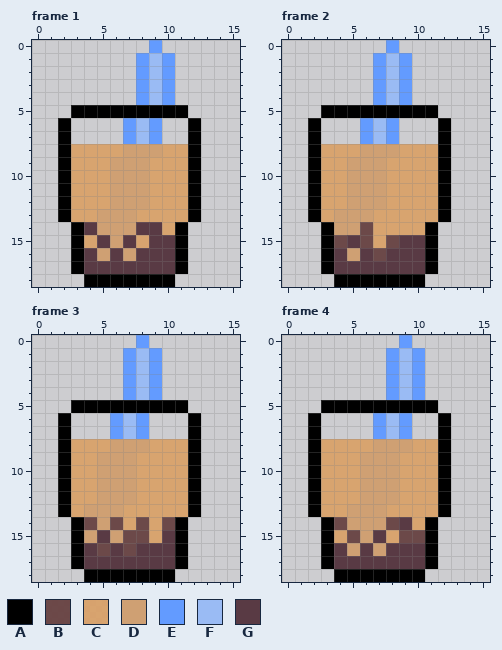
Edited in one commit: pixel-art file (Boba/Assets/Sprites/BobaCup.ase). That is the earlier state.
16x19 pixels, 7 frames. Colours within 5 levels of each other are drawn and written as one. Shown: frame 1, frame 2, frame 3, frame 4. The commit also changed other frames, which this record leaves out.
Visible layers, top first: "Boba" opacity 86%, "Tea" opacity 92%, "Cup", "Straw".
Palette (. is transparent): A #000000  B #6b4747fc  C #d9a066ea  D #cfa073  E #639bff  F #9abbf4  G #583842fc
Pixels before, frame 1, first column x 2:
 0 .......E...
 1 ......EFE..
 2 ......EFE..
 3 ......EFE..
 4 ......EFE..
 5 .AAAAAAAAA.
 6 A....EFE..A
 7 A....EFE..A
 8 ACCCCDDDCCA
 9 ACCCDDDCCCA
10 ACCCDDDCCCA
11 ACCCDDDCCCA
12 ACCCDDDCCCA
13 ACCDDDCCCCA
14 .AGDDDGGCA.
15 .ACGDGCGGA.
16 .AGDGDGGGA.
17 .AGGGGGGGA.
18 ..AAAAAAA..
Pixels before, frame 2, first column x 2:
 0 ......E....
 1 .....EFE...
 2 .....EFE...
 3 .....EFE...
 4 .....EFE...
 5 .AAAAAAAAA.
 6 A...EFE...A
 7 A...EFE...A
 8 ACCCDDDCCCA
 9 ACCDDDCCCCA
10 ACCDDDCCCCA
11 ACCDDDCCCCA
12 ACCDDDCCCCA
13 ACDDDCCCCCA
14 .ADDBCCCCA.
15 .ABGBCBGGA.
16 .AGDGBGGGA.
17 .AGGGGGGGA.
18 ..AAAAAAA..
Pixels before, frame 3, first column x 2:
 0 ......E....
 1 .....EFE...
 2 .....EFE...
 3 .....EFE...
 4 .....EFE...
 5 .AAAAAAAAA.
 6 A...EFE...A
 7 A...EFE...A
 8 ACCCDDDCCCA
 9 ACCDDDCCCCA
10 ACCDDDCCCCA
11 ACCDDDCCCCA
12 ACCDDDCCCCA
13 ACDDDCCCCCA
14 .ABDBCBCBA.
15 .ADGDBBCGA.
16 .AGBGBGGGA.
17 .AGGGGGGGA.
18 ..AAAAAAA..
Pixels before, frame 4, first column x 2:
 0 .......E...
 1 ......EFE..
 2 ......EFE..
 3 ......EFE..
 4 ......EFE..
 5 .AAAAAAAAA.
 6 A....EFE..A
 7 A....EFE..A
 8 ACCCCDDDCCA
 9 ACCCDDDCCCA
10 ACCCDDDCCCA
11 ACCCDDDCCCA
12 ACCCDDDCCCA
13 ACCDDDCCCCA
14 .ABDDDBGCA.
15 .ACBDGCBBA.
16 .AGDGDGGGA.
17 .AGGGGGGGA.
18 ..AAAAAAA..
New version:
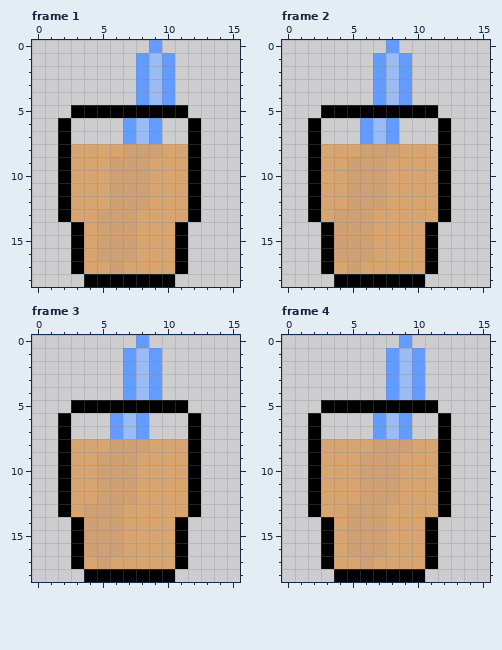
The edit:
layer "Boba" removed
Frame 1:
Colour G gives way to colour C in row 14 at x 4 and 8 to 9; in row 15 at x 9 to 10; in row 16 at x 4 and 8 to 10; in row 17 at x 4 to 5 and 7 to 10.
Colour G gives way to colour D in row 15 at x 5 and 7; in rows 16 to 17 at x 6.
Frame 2:
Colour B gives way to colour C in row 15 at x 8; in row 16 at x 7.
Colour G gives way to colour C in row 15 at x 9 to 10; in row 16 at x 8 to 10; in row 17 at x 4 and 6 to 10.
Colour B gives way to colour D in row 14 at x 6; in row 15 at x 4 and 6.
Colour G gives way to colour D in row 15 at x 5; in row 16 at x 4 and 6; in row 17 at x 5.
Frame 3:
Colour B gives way to colour C in row 14 at x 8 and 10; in row 15 at x 7 to 8; in row 16 at x 7.
Colour G gives way to colour C in row 15 at x 10; in row 16 at x 8 to 10; in row 17 at x 4 and 6 to 10.
Colour B gives way to colour D in row 14 at x 4 and 6; in row 16 at x 5.
Colour G gives way to colour D in row 15 at x 5; in row 16 at x 4 and 6; in row 17 at x 5.
Frame 4:
Colour B gives way to colour C in row 14 at x 4 and 8; in row 15 at x 9 to 10.
Colour G gives way to colour C in row 14 at x 9; in row 16 at x 4 and 8 to 10; in row 17 at x 4 to 5 and 7 to 10.
Colour B gives way to colour D in row 15 at x 5.
Colour G gives way to colour D in row 15 at x 7; in rows 16 to 17 at x 6.
Pixel boxes of the changes (left, top, right, bottom) in both pictures:
changed: (84, 222, 175, 274)
changed: (334, 222, 425, 274)
changed: (84, 517, 175, 569)
changed: (334, 517, 425, 569)
